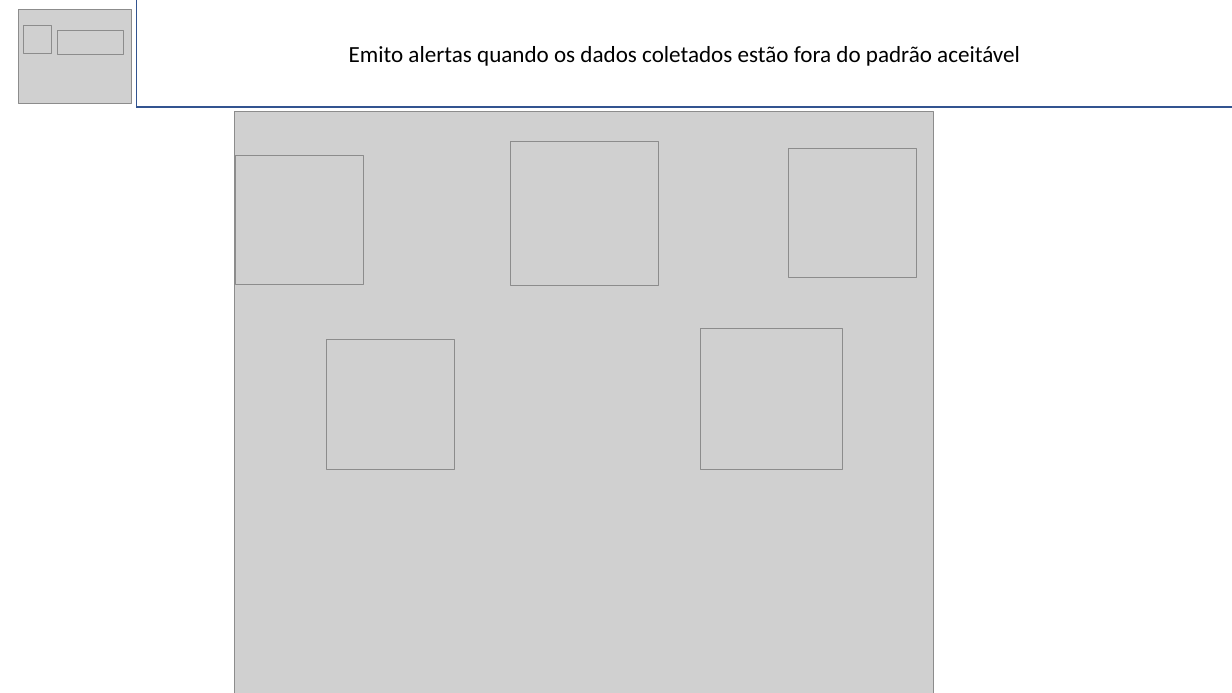
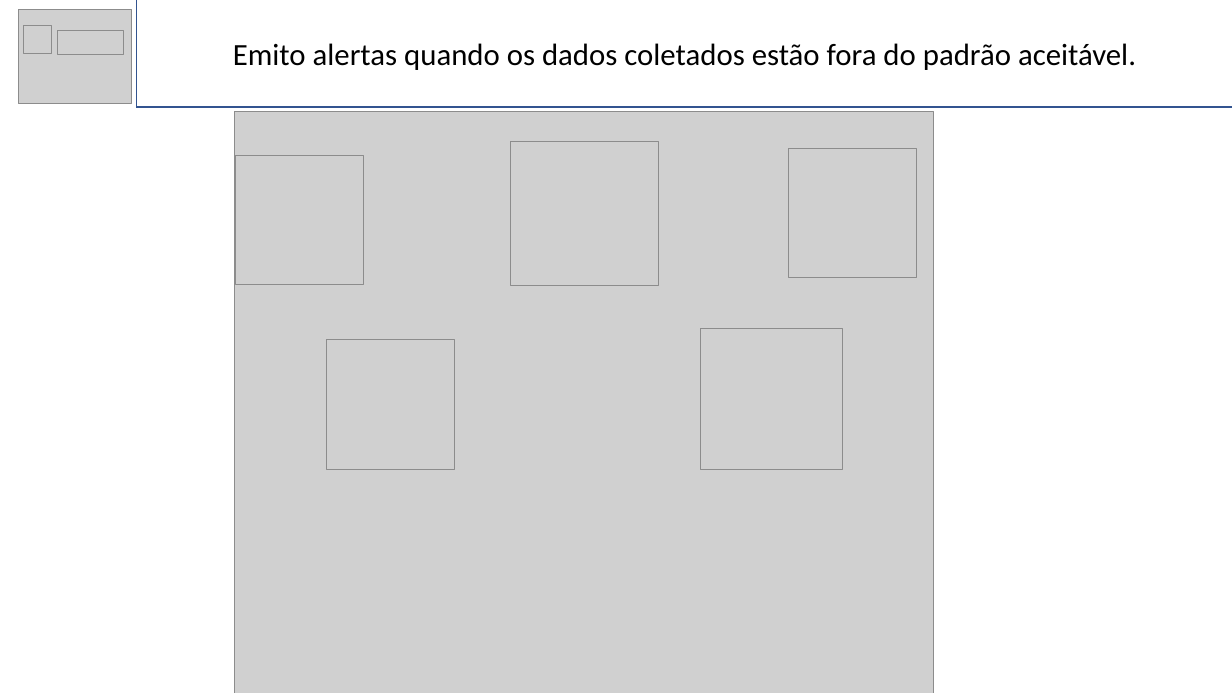
Before and after one commit to BandTec/primelloteirs, a slide deck: slide 6 of Documentacao/StoryBoard_KPRunnin'.pptx. Drawn at 1232x693 pixels with LibreOffice and Linux fonts; fonts in the diff are those of the drawing; grey boxes stand for pictures. Boxes give left, top, right and bottom in pixels: in the first picture for what was removed or moved away, otherwise in the second. Text is boxed around its words. In the diff, an @@ line names an element or a change of style, - is before the commit and + after.

```diff
--- a/Documentacao/StoryBoard_KPRunnin'.pptx
+++ b/Documentacao/StoryBoard_KPRunnin'.pptx
@@ text in rectangle at <box>233,43,1136,70</box>: text changed; size 18 to 24 pt @@
-Emito alertas quando os dados coletados estão fora do padrão aceitável
+Emito alertas quando os dados coletados estão fora do padrão aceitável.
```
Also in this commit, not shown: 7 other slides changed.
